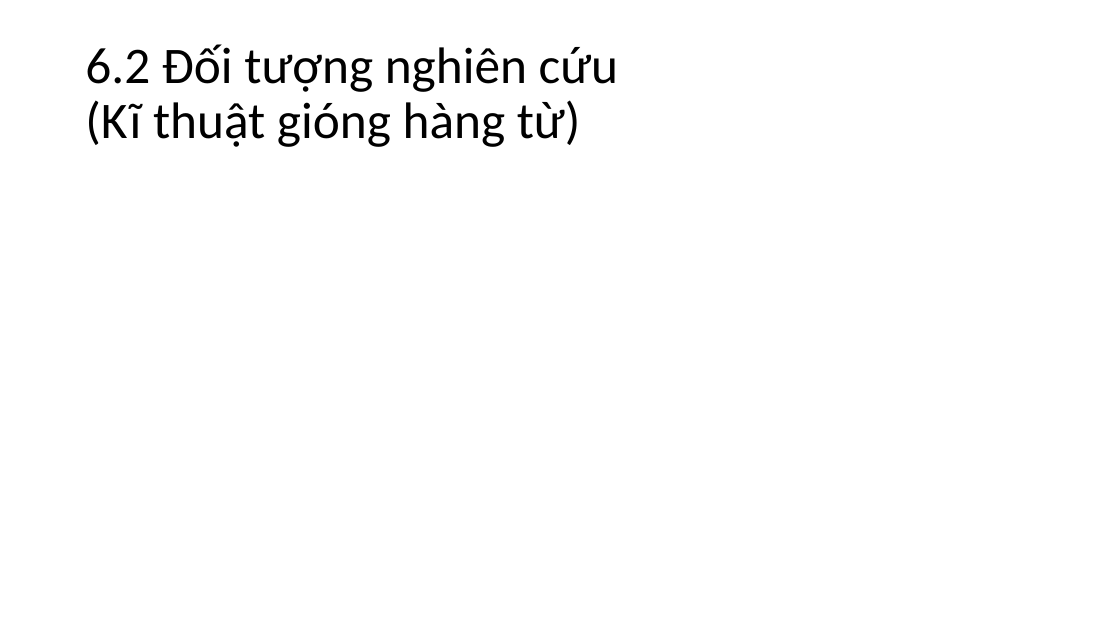
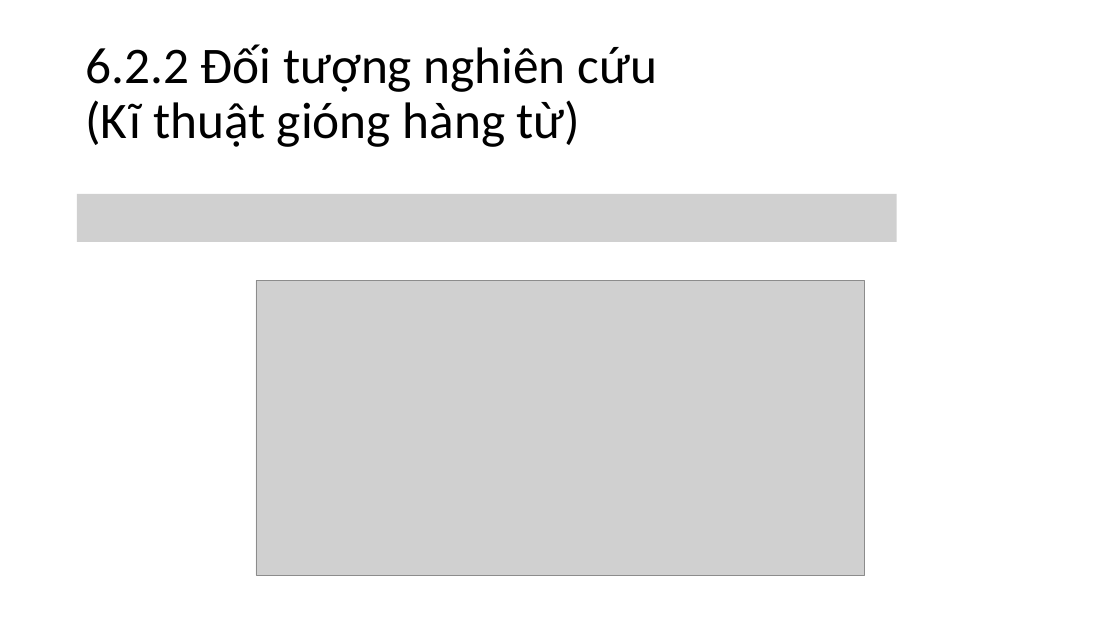
Before and after one commit to nguyenduyhanlam/Improving-Vietnamese-English-neural-machine-translation-with-guiding-word-alignments, a slide deck: slide 15 of dcct.pptx (slide 14 before the commit). Drawn at 1120x630 pixels with LibreOffice and Linux fonts; fonts in the diff are those of the drawing; grey boxes stand for pictures. Boxes give left, top, right and bottom in pixels: in the first picture for what was removed or moved away, otherwise in the second. Text is boxed around its words. In the diff, an @@ line names an element or a change of style, - is before the commit and + after.

```diff
--- a/dcct.pptx
+++ b/dcct.pptx
@@ title at (x1=85, y1=44, x2=658, y2=147): text changed @@
-6.2 Đối tượng nghiên cứu
-(Kĩ thuật gióng hàng từ)
+6.2.2 Đối tượng nghiên cứu
+(Kĩ thuật gióng hàng từ)
@@ picture added at (x1=77, y1=194, x2=897, y2=242) @@
@@ picture added at (x1=256, y1=281, x2=865, y2=576) @@
```
Also in this commit, not shown: 5 other slides changed, 13 slides added.
